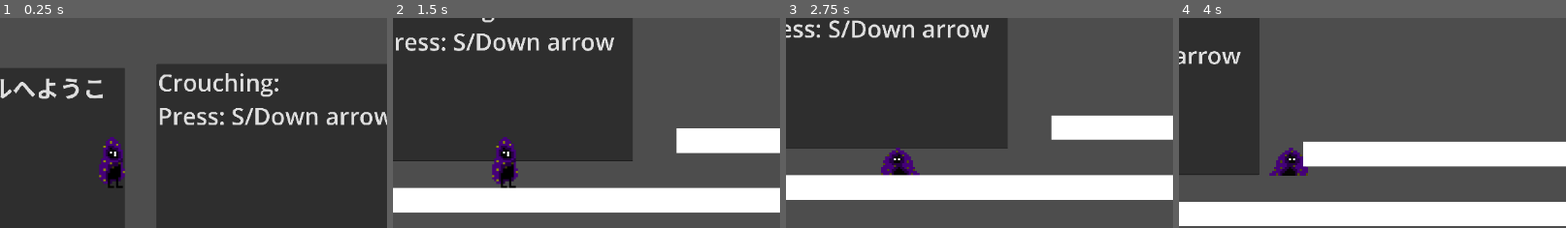
Above: before the commit, frames 1-4 (left to right).
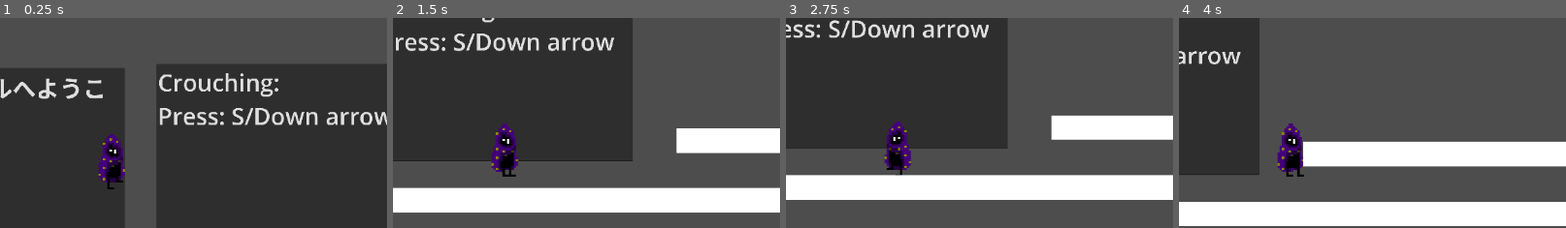
Above: after the commit, the same moments.

Repository: SoopyTM/game-for-people
Game: Godot game, scene res://Temp Assets + Scenes/Testing level.tscn
Two runs of this game, one before a commit and one after it. Both use one fixed random seed, a clock stepped at 60 frames per second and the inputs below.
Inputs:
- Up to frame 1 (0.25 s): no input
- Up to frame 2 (1.5 s): hold S (Crouch) 0.53-1.28 s; hold D (Walk_Right) from 0.53 s (still down); tap Space (Jump) at 0.77 s; tap S (Crouch) at 1.35 s
- Up to frame 3 (2.75 s): tap Space (Jump) at 1.52 s; release D (Walk_Right) at 2.03 s; hold A (Walk_Left) from 2.03 s (still down); hold S (Crouch) from 2.03 s (still down)
- Up to frame 4 (4 s): release A (Walk_Left) at 2.78 s; release S (Crouch) at 2.78 s; hold D (Walk_Right) from 2.78 s (still down); tap S (Crouch) at 2.85 s; tap Space (Jump) at 3.02, 3.77 s; hold S (Crouch) from 3.53 s (still down)
The pictures show only the part of the screen within x 36-85%, y 31-81%; the shares and areas given below are measured in that part.

The runs differ from the first frame. In frame 1, 0.6% of the frame differs, in the area x 25-33%, y 55-82%; in frame 2, 1.4%, in the area x 25-33%, y 50-82%; in frame 3, 1.3%; in frame 4, 1.2%.

Commit message:
(UNFINISHED) started animating

Diff:
--- a/Main Scenes/Player.tscn
+++ b/Main Scenes/Player.tscn
@@ -1,12 +1,35 @@
-[gd_scene load_steps=5 format=3 uid="uid://cwpi4k3sg3u8"]
+[gd_scene load_steps=9 format=3 uid="uid://cwpi4k3sg3u8"]
 
 [ext_resource type="Script" path="res://Scripts/character_body_2d.gd" id="1_a8j7t"]
 [ext_resource type="Script" path="res://Scripts/collision_shape_2d.gd" id="2_42840"]
-[ext_resource type="Texture2D" uid="uid://b7y5cpbj6c2x3" path="res://Images/Base Mage-1.png.png" id="3_5daul"]
+[ext_resource type="Texture2D" uid="uid://kmm73sxacwx7" path="res://Images/Mage Walking 1.png" id="3_jfsjk"]
+[ext_resource type="Texture2D" uid="uid://c0urusy3dg7an" path="res://Images/Mage Walking 2.png" id="4_b3swl"]
+[ext_resource type="Texture2D" uid="uid://c1wewwvihetv1" path="res://Images/Mage Walking 3.png" id="5_scgdr"]
+[ext_resource type="Texture2D" uid="uid://4srnu1j738y2" path="res://Images/Mage Walking 4.png" id="6_auwy2"]
 
 [sub_resource type="CapsuleShape2D" id="CapsuleShape2D_qgho4"]
 radius = 38.0
 height = 168.0
+
+[sub_resource type="SpriteFrames" id="SpriteFrames_hnvjt"]
+animations = [{
+"frames": [{
+"duration": 1.0,
+"texture": ExtResource("3_jfsjk")
+}, {
+"duration": 1.0,
+"texture": ExtResource("4_b3swl")
+}, {
+"duration": 1.0,
+"texture": ExtResource("5_scgdr")
+}, {
+"duration": 1.0,
+"texture": ExtResource("6_auwy2")
+}],
+"loop": true,
+"name": &"walk",
+"speed": 4.0
+}]
 
 [node name="Player" type="CharacterBody2D" groups=["player"]]
 script = ExtResource("1_a8j7t")
@@ -23,6 +46,8 @@
 [node name="RayCast2D" type="RayCast2D" parent="."]
 target_position = Vector2(0, -98)
 
-[node name="Sprite2D" type="Sprite2D" parent="."]
-scale = Vector2(6.875, 6.875)
-texture = ExtResource("3_5daul")
+[node name="AnimatedSprite2D" type="AnimatedSprite2D" parent="."]
+position = Vector2(-1, 1)
+scale = Vector2(7.12891, 7.12891)
+sprite_frames = SubResource("SpriteFrames_hnvjt")
+animation = &"walk"
--- a/Scripts/collision_shape_2d.gd
+++ b/Scripts/collision_shape_2d.gd
@@ -1,19 +1,19 @@
 extends CollisionShape2D
 
-var sprite2D: Sprite2D
+var animatedSprite2D: AnimatedSprite2D
 var raycast_above: RayCast2D
 var lastHFlip: bool
 
 # Called when the node enters the scene tree for the first time.
 func _ready() -> void:
 	# Get the MeshInstance2D player object from the parent (adjust if needed).
-	sprite2D = get_parent().get_node("Sprite2D")
+	animatedSprite2D = get_parent().get_node("AnimatedSprite2D")
 
 	# Get the RayCast2D node (make sure it's a child of the player and positioned above the player).
 	raycast_above = get_parent().get_node("RayCast2D")
 
 	# Optionally, check if the nodes exist:
-	if sprite2D:
+	if animatedSprite2D:
 		print("Sprite2D node found!")
 	else:
 		print("Sprite2D node not found!")
@@ -26,33 +26,33 @@
 @warning_ignore("unused_parameter")
 func _process(delta: float) -> void:
 	if Input.is_action_pressed("Crouch"):
-		sprite2D.texture = load("res://Images/Crouching/Base Mage-2.png.png")
-		sprite2D.position.y = -40
+		animatedSprite2D.play("walk")
+		animatedSprite2D.position.y = -40
 		# Crouch logic.
 		scale.y = 0.5  # Scale CollisionShape2D (height).  # Scale the MeshInstance2D for crouching.
 		if Input.is_action_pressed("Walk_Left"):
 			lastHFlip = true
-			sprite2D.texture = load("res://Images/Crouching/Base Mage-2.png.png")
-			sprite2D.position.y = -40
-			sprite2D.flip_h = lastHFlip
+			animatedSprite2D.play("walk")
+			animatedSprite2D.position.y = -40
+			animatedSprite2D.flip_h = lastHFlip
 		elif Input.is_action_pressed("Walk_Right"):
 			lastHFlip = false
-			sprite2D.texture = load("res://Images/Crouching/Base Mage-2.png.png")
-			sprite2D.position.y = -40
-			sprite2D.flip_h = lastHFlip
+			animatedSprite2D.play("walk")
+			animatedSprite2D.position.y = -40
+			animatedSprite2D.flip_h = lastHFlip
 
 	elif not raycast_above.is_colliding():  # Only allow uncrouching if nothing is above.
-		sprite2D.texture = load("res://Images/Idle/Better Mage.png")
+
 		# Uncrouch logic.
 		scale.y = 1  # Scale CollisionShape2D back to normal height. # Scale the MeshInstance2D back to normal.
 
 		if Input.is_action_pressed("Walk_Left"):
 			lastHFlip = true
-			sprite2D.texture = load("res://Images/Idle/Better Mage.png")
-			sprite2D.position.y = 0
-			sprite2D.flip_h = lastHFlip
+			animatedSprite2D.play("walk")
+			animatedSprite2D.position.y = 0
+			animatedSprite2D.flip_h = lastHFlip
 		elif Input.is_action_pressed("Walk_Right"):
 			lastHFlip = false
-			sprite2D.texture = load("res://Images/Idle/Better Mage.png")
-			sprite2D.position.y = 0
-			sprite2D.flip_h = lastHFlip
+			animatedSprite2D.play("walk")
+			animatedSprite2D.position.y = -40
+			animatedSprite2D.flip_h = lastHFlip
Renamed: Images/Walking/Mage Walking 1.png -> Images/Mage Walking 1.png
Not shown, added: Images/Mage Walking 1.png.import
Renamed: Images/Walking/Mage Walking 2.png -> Images/Mage Walking 2.png
Not shown, added: Images/Mage Walking 2.png.import
Renamed: Images/Walking/Mage Walking 3.png -> Images/Mage Walking 3.png
Not shown, added: Images/Mage Walking 3.png.import
Renamed: Images/Walking/Mage Walking 4.png -> Images/Mage Walking 4.png
Not shown, added: Images/Mage Walking 4.png.import
